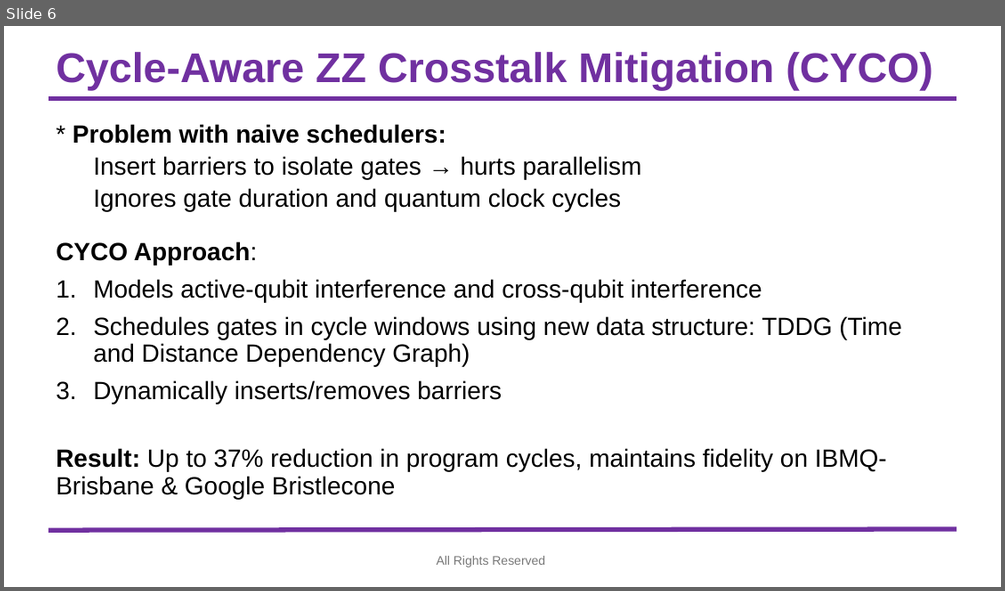
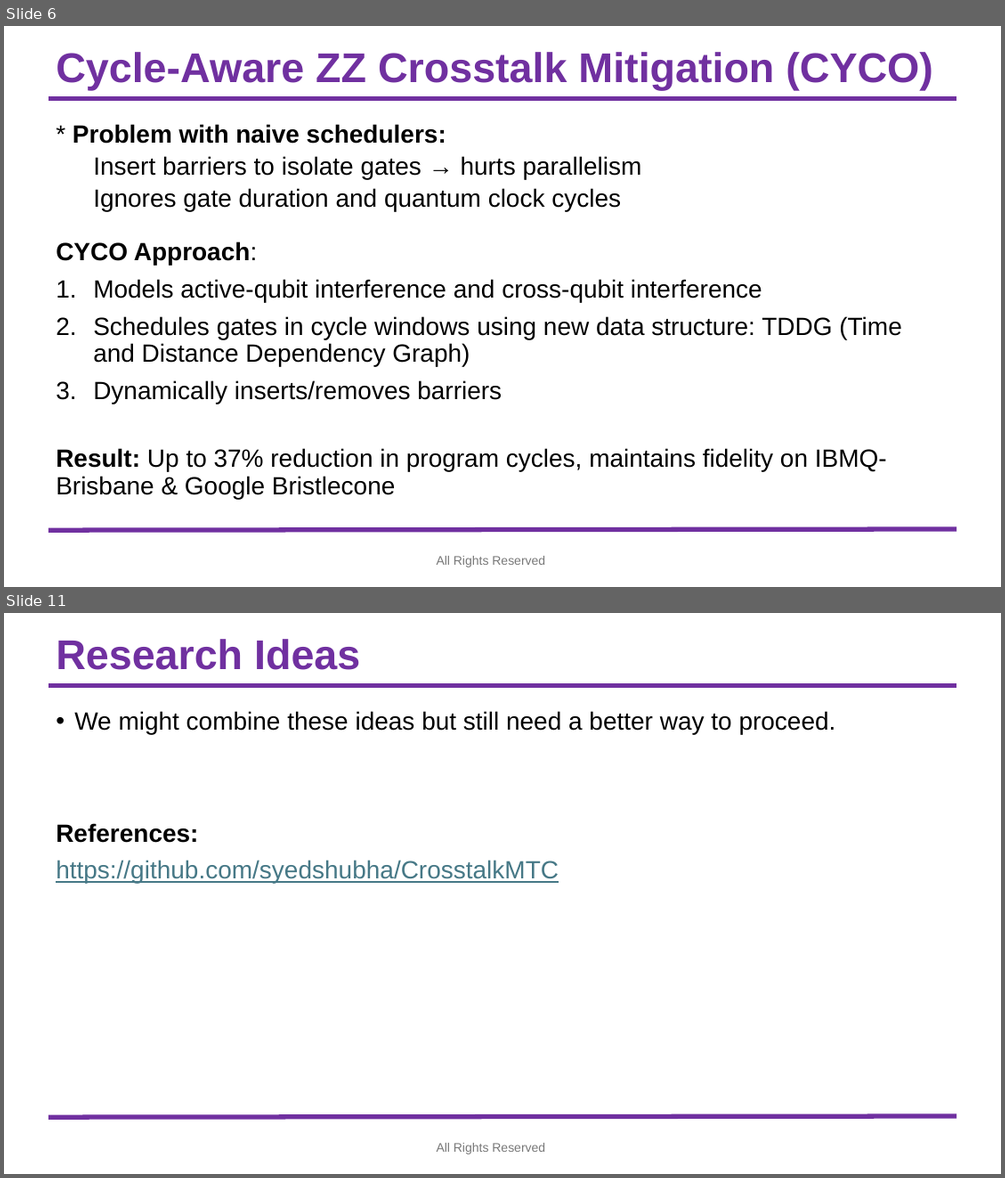
Before and after one commit to syedshubha/CrosstalkMTC, a slide deck: Crosstalk.pptx. Shown one above the other, each under a label of ours: slide 6 before the commit, slides 6 and 11 after it; the slides between them are not shown. The pictures are 1005x591 and 1005x1178 pixels, drawn with LibreOffice and Linux fonts; fonts in the diff are those of the drawing; background and template pictures are left out. Boxes give left, top, right and bottom in pixels: in the first picture for what was removed or moved away, otherwise in the second. Text is boxed around its words. In the diff, an @@ line names an element or a change of style, - is before the commit and + after.

```diff
--- a/Crosstalk.pptx
+++ b/Crosstalk.pptx
@@ slide 11 added at [4, 613, 1001, 1174], background #FFFFFF; not listed: 2 template elements that a slide beside it also shows @@
@@ title added at [56, 639, 360, 670], 40 pt, text #7030A0, bold @@
+Research Ideas
@@ text added at [56, 711, 836, 884], 24 pt, text #000000 @@
+• We might combine these ideas but still need a better way to proceed.
+References:
+https://github.com/syedshubha/CrosstalkMTC
@@ text added at [437, 1143, 545, 1154], 12 pt, text #797979 @@
+All Rights Reserved
```
Also in this commit, not shown: 4 other slides added.
